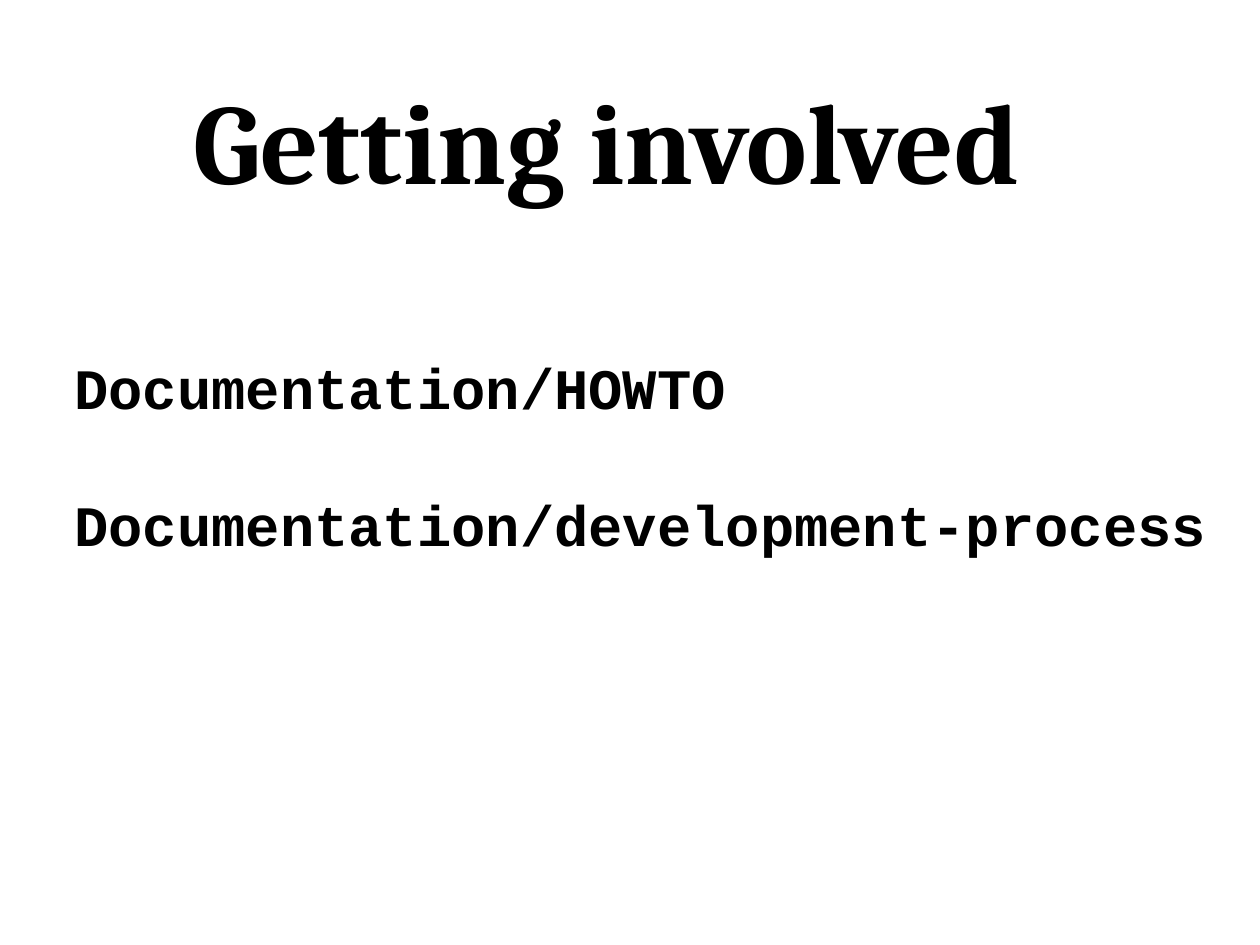
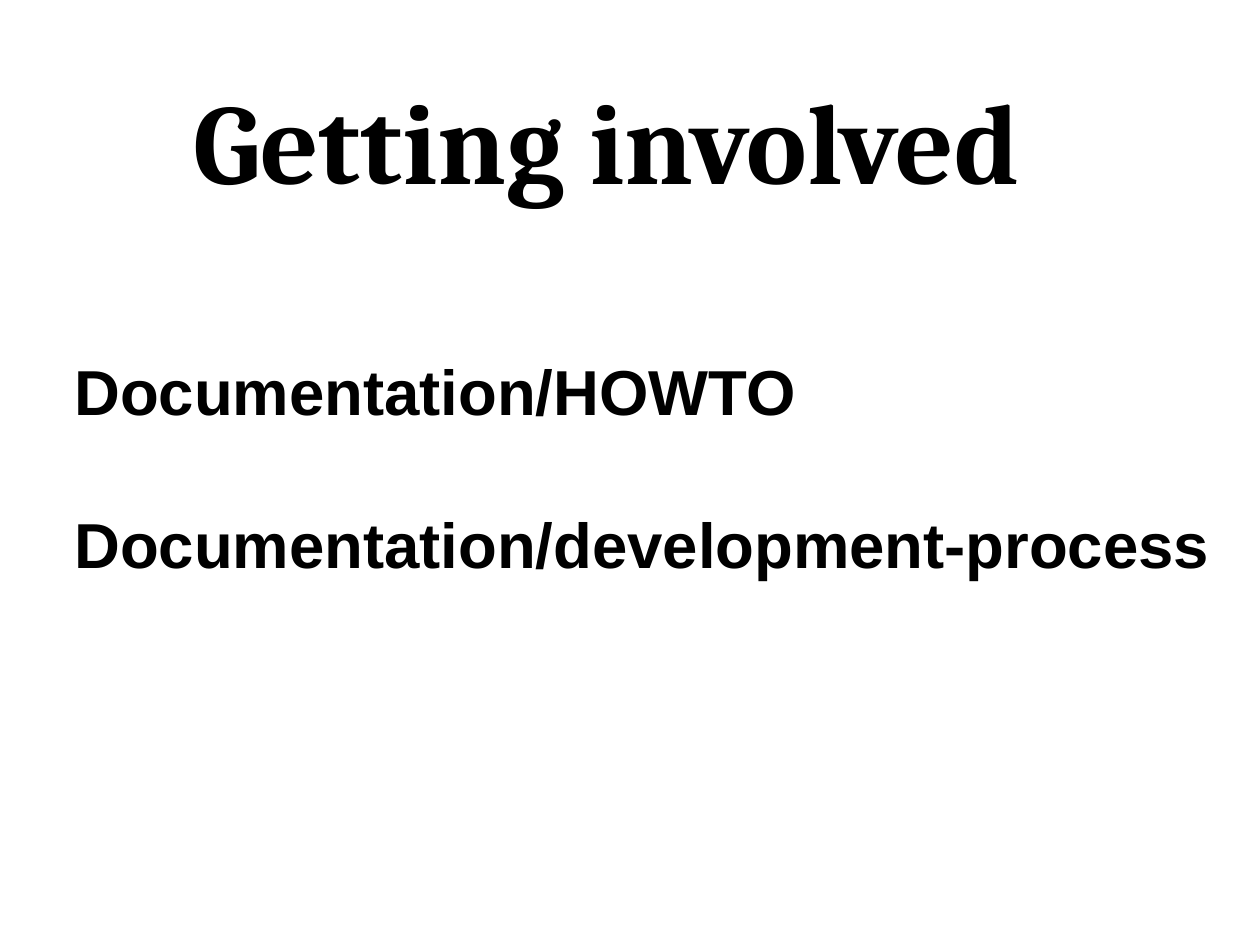
Before and after one commit to gregkh/kernel-development, a slide deck: slide 23 of kernel-development.odp (slide 22 before the commit). Drawn at 1260x945 pixels with LibreOffice and Linux fonts; fonts in the diff are those of the drawing. Boxes give left, top, right and bottom in pixels: in the first picture for what was removed or moved away, otherwise in the second. Text is boxed around its words. In the diff, an @@ line names an element or a change of style, - is before the commit and + after.

```diff
--- a/kernel-development.odp
+++ b/kernel-development.odp
@@ text "Documentation/HOWTO" at (x1=74, y1=369, x2=1209, y2=580): size 36 to 40 pt, font Courier New to Arial @@
```
Also in this commit, not shown: 12 other slides changed, 1 slide added, 1 slide removed, 1 other file.
